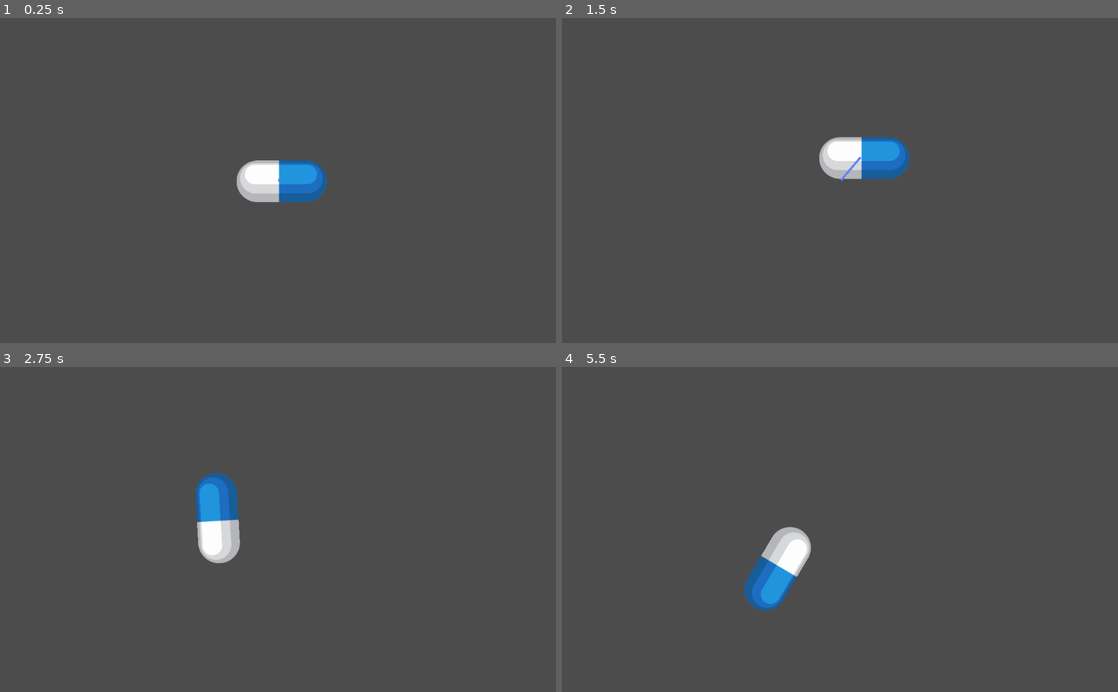
Above: before the commit, frames 1-4 (two rows, left to right).
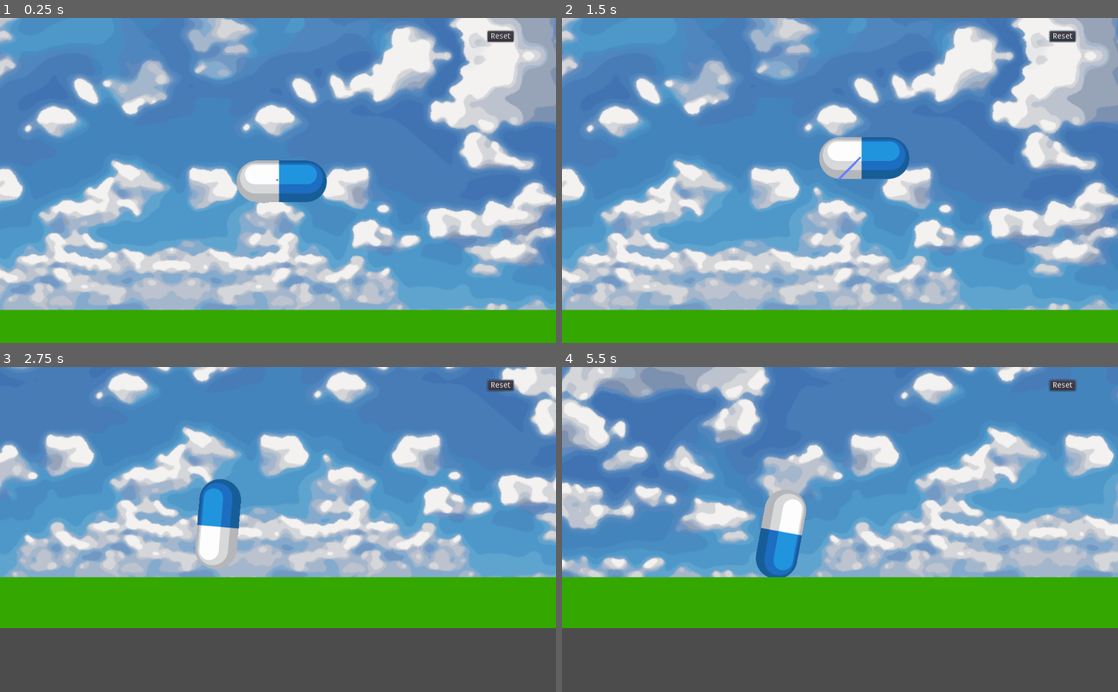
Above: after the commit, the same moments.

Repository: kleimaj/slingshot
Game: Godot game, scene res://Slingshot.tscn
The game is run twice, just before and just after one commit, with the same random seed, the same clock (stepped at 60 frames per second) and the same inputs.
Inputs (mouse positions are in pixels of both pictures, inside the frame that each line leads up to):
- Up to frame 1 (0.25 s): no input
- Up to frame 2 (1.5 s): click (1062, 37) at 0.5 s, where only the run after the commit has a clickable "Reset"; drag from (845, 180) to (895, 109) at 1.27 s
- Up to frame 3 (2.75 s): drag from (166, 545) to (250, 594) at 2.02 s
- Up to frame 4 (5.5 s): move the mouse to (895, 458) at 2.77 s; click (895, 458) at 2.92 s; drag from (812, 594) to (673, 480) at 3.52 s; move the mouse to (1006, 578) at 4.27 s; click (1006, 578) at 4.42 s; drag from (673, 480) to (756, 448) at 5.02 s

The runs differ from the first frame. In frame 1, 98% of the frame differs, in the area x 0-100%, y 0-100%; in frame 2, 98%; in frame 3, 79%; in frame 4, 80%.

Commit message:
adds Environment nodes

Diff:
--- a/Slingshot.tscn
+++ b/Slingshot.tscn
@@ -1,19 +1,21 @@
-[gd_scene load_steps=6 format=2]
+[gd_scene load_steps=7 format=2]
 
 [ext_resource path="res://Projectile.gd" type="Script" id=1]
 [ext_resource path="res://Sprites/pill_1.png" type="Texture" id=2]
 [ext_resource path="res://Slingshot.gd" type="Script" id=3]
+[ext_resource path="res://Sprites/clouds.png" type="Texture" id=4]
 
 [sub_resource type="CapsuleShape2D" id=2]
 radius = 40.7079
 height = 83.7515
 
 [sub_resource type="RectangleShape2D" id=1]
-extents = Vector2( 266.898, 10 )
+extents = Vector2( 1592.25, 13.6999 )
 
 [node name="Root" type="Node2D"]
 
 [node name="Projectile" type="RigidBody2D" parent="."]
+position = Vector2( 1118.57, -65.0688 )
 input_pickable = true
 mode = 1
 script = ExtResource( 1 )
@@ -47,7 +49,7 @@
 drag_margin_bottom = 1.0
 
 [node name="RubberBand" type="Line2D" parent="."]
-position = Vector2( 2.10767, -0.611931 )
+position = Vector2( 1116.29, -67.0894 )
 points = PoolVector2Array( 0, 0, 0, 0 )
 width = 4.0
 default_color = Color( 0.4, 0.501961, 1, 1 )
@@ -55,11 +57,44 @@
 
 [node name="GUI" type="CanvasLayer" parent="."]
 
+[node name="Button" type="Button" parent="GUI"]
+margin_left = 898.091
+margin_top = 23.811
+margin_right = 946.091
+margin_bottom = 43.811
+text = "Reset"
+__meta__ = {
+"_edit_use_anchors_": false
+}
+
 [node name="Environment" type="Node2D" parent="."]
 
-[node name="StaticBody2D" type="StaticBody2D" parent="Environment"]
+[node name="Sky" type="Sprite" parent="Environment"]
+position = Vector2( 922.824, -294.923 )
+z_index = -1
+texture = ExtResource( 4 )
 
-[node name="CollisionShape2D" type="CollisionShape2D" parent="Environment/StaticBody2D"]
-position = Vector2( 1.7818, 195.998 )
+[node name="Floor" type="ColorRect" parent="Environment"]
+margin_left = -660.0
+margin_top = 174.0
+margin_right = 2534.0
+margin_bottom = 268.0
+color = Color( 0.203922, 0.654902, 0, 1 )
+__meta__ = {
+"_edit_use_anchors_": false
+}
+
+[node name="StaticBody2D" type="StaticBody2D" parent="Environment/Floor"]
+
+[node name="CollisionShape2D" type="CollisionShape2D" parent="Environment/Floor/StaticBody2D"]
+position = Vector2( 1599.29, 16.2422 )
 shape = SubResource( 1 )
+
+[node name="Wall" type="ColorRect" parent="Environment"]
+visible = false
+margin_right = 40.0
+margin_bottom = 40.0
+__meta__ = {
+"_edit_use_anchors_": false
+}
 [connection signal="released" from="Projectile" to="RubberBand" method="_on_Projectile_released"]
Binary file added: Sprites/clouds.png
Not shown, added: Sprites/clouds.png.import
